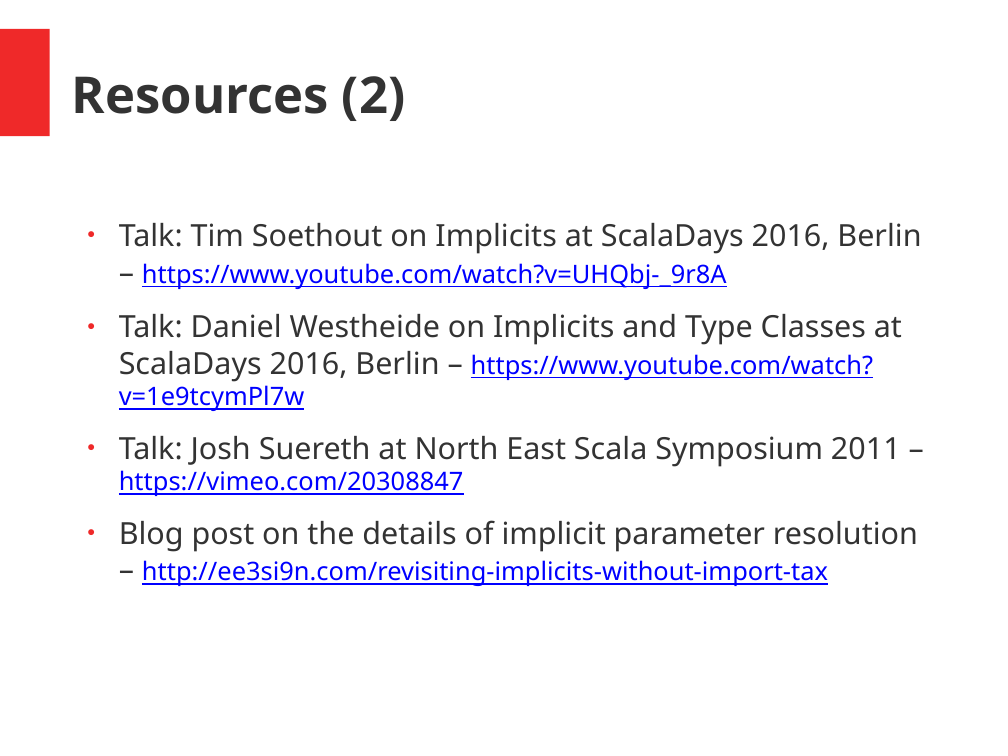
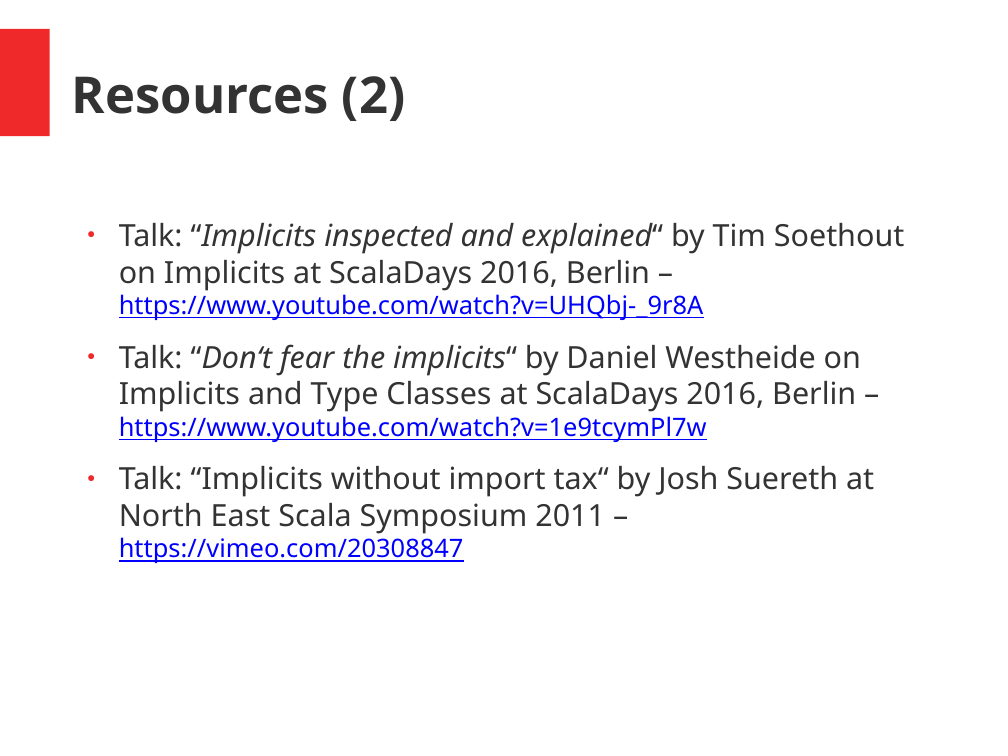
Before and after one commit to hermannhueck/typeclasses, a slide deck: slide 45 of Slides/TypeClasses.pptx (slide 44 before the commit). Drawn at 1008x756 pixels with LibreOffice and Linux fonts; fonts in the diff are those of the drawing. Boxes give left, top, right and bottom in pixels: in the first picture for what was removed or moved away, otherwise in the second. Text is boxed around its words. In the diff, an @@ line names an element or a change of style, - is before the commit and + after.

```diff
--- a/Slides/TypeClasses.pptx
+++ b/Slides/TypeClasses.pptx
@@ text at box(119, 223, 904, 563): text changed @@
-● Talk: Tim Soethout on Implicits at ScalaDays 2016, Berlin – https://www.youtube.com/watch?v=UHQbj-_9r8A
-● Talk: Daniel Westheide on Implicits and Type Classes at ScalaDays 2016, Berlin – https://www.youtube.com/watch?v=1e9tcymPl7w
-● Talk: Josh Suereth at North East Scala Symposium 2011 – https://vimeo.com/20308847
-● Blog post on the details of implicit parameter resolution – http://ee3si9n.com/revisiting-implicits-without-import-tax
+● Talk: “Implicits inspected and explained“ by Tim Soethout on Implicits at ScalaDays 2016, Berlin – https://www.youtube.com/watch?v=UHQbj-_9r8A
+● Talk: “Don‘t fear the implicits“ by Daniel Westheide on Implicits and Type Classes at ScalaDays 2016, Berlin – https://www.youtube.com/watch?v=1e9tcymPl7w
+● Talk: “Implicits without import tax“ by Josh Suereth at North East Scala Symposium 2011 – https://vimeo.com/20308847
```
Also in this commit, not shown: 4 other slides changed, 1 slide added, 1 other file.
